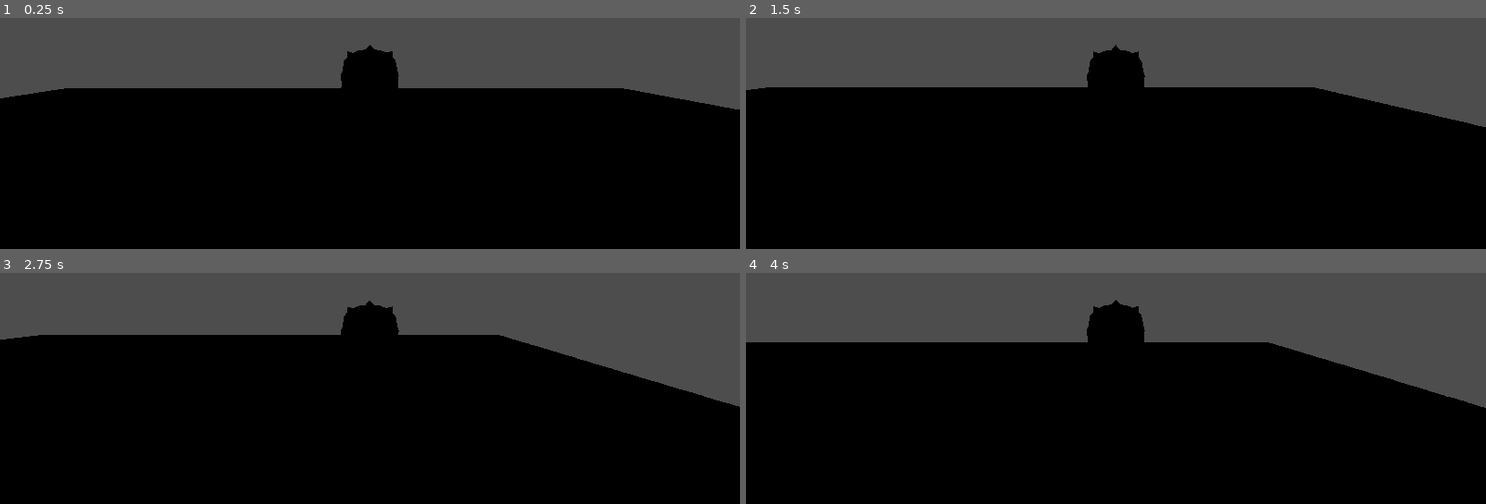
Above: before the commit, frames 1-4 (two rows, left to right).
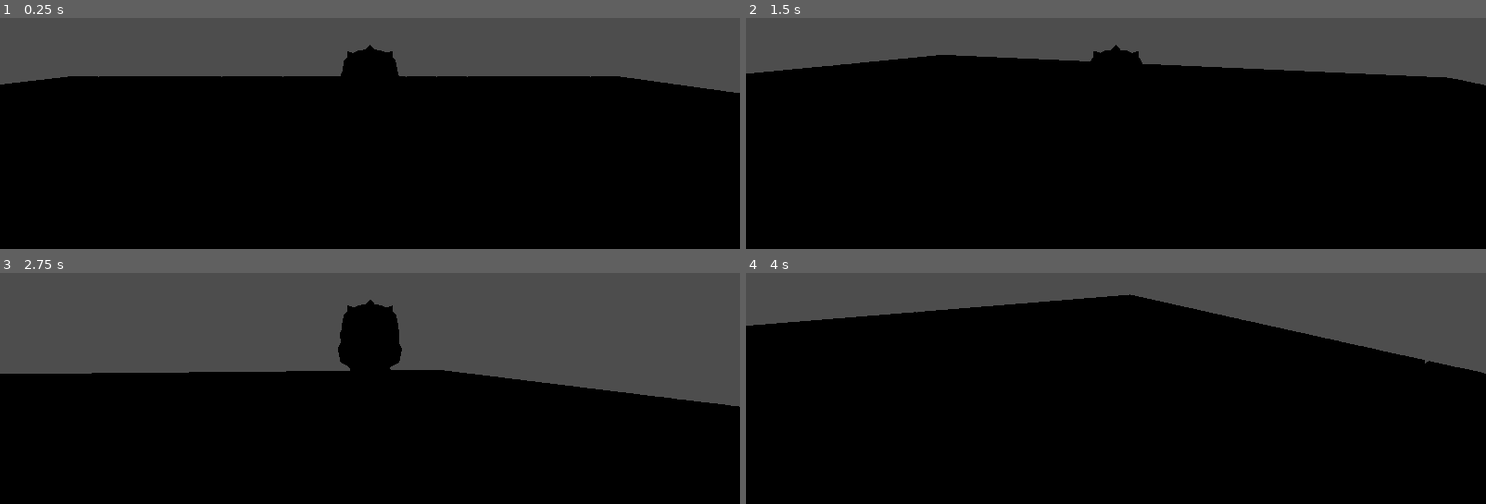
Above: after the commit, the same moments.

Repository: BozWorld/Learning_Animation
Game: Godot game, scene res://Scene/First_scene.tscn
Same seed, same stepped clock (60 frames per second), same inputs: the game is played once before the commit and once after it.
Inputs (mouse positions are in pixels of both pictures, inside the frame that each line leads up to):
- Up to frame 1 (0.25 s): no input
- Up to frame 2 (1.5 s): tap Enter at 0.5 s; move the mouse to (1278, 20) at 0.52 s; hold D (right) 0.53-1.28 s; move the mouse to (968, 61) at 1.27 s; hold S (back) from 1.28 s (still down)
- Up to frame 3 (2.75 s): move the mouse to (outside the picture) at 2.02 s; release S (back) at 2.03 s; hold D (right) from 2.03 s (still down)
- Up to frame 4 (4 s): move the mouse to (1079, 379) at 2.77 s; release D (right) at 2.78 s; hold W (forward) 2.78-3.53 s; move the mouse to (1338, 358) at 3.52 s; hold A (left) from 3.53 s (still down)

The runs differ from the first frame. In frame 1, 5.0% of the frame differs, in the area x 0-100%, y 25-40%; in frame 2, 10%; in frame 3, 13%, in the area x 0-100%, y 11-58%; in frame 4, 12%.

Commit message:
{adding movement}

Diff:
--- a/Player/player.tscn
+++ b/Player/player.tscn
@@ -4,8 +4,8 @@
 [ext_resource type="Script" path="res://Script/PlayerMovement.gd" id="2_y40r5"]
 
 [sub_resource type="CapsuleShape3D" id="CapsuleShape3D_v1axr"]
-radius = 0.929226
-height = 2.6529
+radius = 0.77411
+height = 1.54822
 
 [sub_resource type="AnimationNodeAnimation" id="AnimationNodeAnimation_xa1un"]
 animation = &"Idle"
@@ -81,95 +81,95 @@
 script = ExtResource("2_y40r5")
 
 [node name="CollisionShape3D" type="CollisionShape3D" parent="." index="0"]
-transform = Transform3D(1, 0, 0, 0, 1, 0, 0, 0, 1, 0, 1.26809, -0.059876)
+transform = Transform3D(1, 0, 0, 0, 1, 0, 0, 0, 1, 0, 1, 0)
 shape = SubResource("CapsuleShape3D_v1axr")
 
 [node name="Skeleton3D" parent="Rig" index="0"]
 transform = Transform3D(-1, 0, -8.74228e-08, 0, 1, 0, 8.74228e-08, 0, -1, 0, 0, 0)
-bones/0/position = Vector3(0, 0.000402356, 0)
+bones/0/position = Vector3(0, 0.000784268, 0)
 bones/0/rotation = Quaternion(-2.88301e-11, 0.000837893, 4.99352e-11, 1)
-bones/1/position = Vector3(-1.12523e-26, 0.370145, 4.71955e-20)
-bones/1/rotation = Quaternion(0.00328871, 0.041759, -0.000248932, 0.999122)
-bones/2/rotation = Quaternion(0.00368524, -0.00235587, 0.000247088, 0.99999)
-bones/3/rotation = Quaternion(0.00140191, -0.000282844, -5.69296e-05, 0.999999)
-bones/4/position = Vector3(0.211395, 0.133519, -0.0014134)
-bones/4/rotation = Quaternion(-0.56103, -0.0600427, -0.631619, 0.531694)
-bones/5/rotation = Quaternion(4.48858e-08, -3.24876e-08, -0.51159, 0.859229)
-bones/7/rotation = Quaternion(-0.310104, -0.343601, 0.135539, 0.876015)
-bones/8/rotation = Quaternion(-0.000587632, 0.00296797, -0.697815, 0.716272)
-bones/14/position = Vector3(-0.211795, 0.133719, -0.00152139)
-bones/14/rotation = Quaternion(-0.616243, 0.0825514, 0.611953, 0.488818)
-bones/15/rotation = Quaternion(5.60039e-08, 6.05996e-08, 0.533458, 0.845827)
-bones/17/rotation = Quaternion(-0.308012, 0.319296, -0.217019, 0.86953)
-bones/18/rotation = Quaternion(0.0017501, 0.00272968, 0.698171, 0.715924)
-bones/21/rotation = Quaternion(-0.0041871, -0.0275227, -0.000193242, 0.999612)
-bones/24/position = Vector3(0.170945, 0.113587, -0.00293621)
-bones/24/rotation = Quaternion(0.989687, 0.0809357, 0.0766217, 0.0899892)
-bones/25/rotation = Quaternion(0.4128, 5.722e-08, -2.8071e-07, 0.910822)
-bones/26/rotation = Quaternion(-0.617482, -0.194073, 0.0759028, 0.758479)
-bones/27/rotation = Quaternion(-2.83922e-08, 0.91799, -0.396603, 6.92143e-08)
-bones/28/position = Vector3(-0.170945, 0.113587, 0.00293624)
-bones/28/rotation = Quaternion(0.989098, -0.0329224, 0.0281819, 0.14074)
-bones/29/rotation = Quaternion(0.447974, -5.87871e-08, 3.1453e-07, 0.894046)
-bones/30/rotation = Quaternion(-0.646971, 0.108914, -0.0227765, 0.754353)
-bones/31/rotation = Quaternion(3.04667e-08, 0.920355, -0.391084, -6.94899e-08)
-bones/32/position = Vector3(0.170945, 0.294642, 0.578144)
+bones/1/position = Vector3(7.75471e-20, 0.375191, 2.84222e-18)
+bones/1/rotation = Quaternion(0.00308027, 0.0417597, -0.000240262, 0.999123)
+bones/2/rotation = Quaternion(0.00367088, 0.00271073, -0.000147883, 0.99999)
+bones/3/rotation = Quaternion(0.00137939, -0.000198719, 0.00037581, 0.999999)
+bones/4/position = Vector3(0.211882, 0.133763, -0.00154495)
+bones/4/rotation = Quaternion(-0.562142, -0.0619419, -0.632799, 0.52889)
+bones/5/rotation = Quaternion(2.00791e-08, -5.73023e-08, -0.516728, 0.856149)
+bones/7/rotation = Quaternion(-0.311408, -0.339253, 0.14182, 0.876253)
+bones/8/rotation = Quaternion(-0.00107786, 0.00242703, -0.699652, 0.714479)
+bones/14/position = Vector3(-0.211308, 0.133475, -0.00138985)
+bones/14/rotation = Quaternion(-0.619727, 0.0787661, 0.604409, 0.494393)
+bones/15/rotation = Quaternion(-1.22361e-09, 6.20337e-08, 0.536279, 0.844041)
+bones/17/rotation = Quaternion(-0.310867, 0.318665, -0.218129, 0.868466)
+bones/18/rotation = Quaternion(0.00025408, 0.000991999, 0.699724, 0.714413)
+bones/21/rotation = Quaternion(-0.00422218, -0.0326616, 0.000120591, 0.999458)
+bones/24/position = Vector3(0.170945, 0.113587, 0.00128097)
+bones/24/rotation = Quaternion(0.990462, 0.080183, 0.0762025, 0.0821549)
+bones/25/rotation = Quaternion(0.36007, 6.32228e-08, -2.5105e-07, 0.932925)
+bones/26/rotation = Quaternion(-0.603474, -0.196419, 0.0685757, 0.769764)
+bones/27/rotation = Quaternion(-3.04927e-08, 0.920355, -0.391084, 6.94849e-08)
+bones/28/position = Vector3(-0.170945, 0.113587, -0.00128094)
+bones/28/rotation = Quaternion(0.992761, -0.0316382, 0.0290368, 0.112168)
+bones/29/rotation = Quaternion(0.424751, -5.97855e-08, 2.95062e-07, 0.90531)
+bones/30/rotation = Quaternion(-0.623836, 0.10923, -0.0207212, 0.773607)
+bones/31/rotation = Quaternion(3.04679e-08, 0.920355, -0.391084, -6.94893e-08)
+bones/32/position = Vector3(0.170945, 0.293837, 0.577339)
 bones/32/rotation = Quaternion(0.707107, -2.29302e-07, -4.60552e-08, 0.707107)
-bones/33/position = Vector3(0.201177, 0.0280651, 0.187422)
-bones/33/rotation = Quaternion(-0.688158, -7.22484e-08, -6.87454e-08, 0.725561)
+bones/33/position = Vector3(0.201177, 0.0289487, 0.212076)
+bones/33/rotation = Quaternion(-0.710193, -7.013e-08, -7.09213e-08, 0.704007)
 bones/34/rotation = Quaternion(9.35008e-09, 1.72283e-09, 0.986621, -0.16303)
 bones/35/rotation = Quaternion(-1.04035e-07, 0.391084, 0.920355, -2.9526e-08)
 bones/37/rotation = Quaternion(1, -2.31997e-11, 1.94708e-07, 2.98028e-12)
-bones/39/position = Vector3(-0.170945, 0.294642, 0.578144)
+bones/39/position = Vector3(-0.170945, 0.293837, 0.577339)
 bones/39/rotation = Quaternion(0.707107, -3.82385e-08, 1.45009e-07, 0.707107)
-bones/40/position = Vector3(-0.170945, 0.0318626, 0.256213)
-bones/40/rotation = Quaternion(-0.709671, -7.05578e-08, -7.0598e-08, 0.704533)
+bones/40/position = Vector3(-0.170945, 0.0286519, 0.226606)
+bones/40/rotation = Quaternion(-0.685866, -7.27917e-08, -6.81986e-08, 0.727728)
 bones/41/rotation = Quaternion(-5.63724e-09, 6.22051e-10, 0.995138, 0.0984937)
 bones/42/rotation = Quaternion(-1.04035e-07, 0.391084, 0.920355, -2.95261e-08)
 bones/44/rotation = Quaternion(1, 4.44086e-16, 1.94707e-07, 6.70594e-22)
 bones/46/position = Vector3(0.454523, 1.10001, -0.590921)
 bones/46/rotation = Quaternion(-0.707107, -0.000197538, -0.000197538, 0.707107)
-bones/47/position = Vector3(0.520391, 0.772446, -0.0500615)
-bones/47/rotation = Quaternion(0.801675, 0.0165172, 0.597524, 0.00325841)
+bones/47/position = Vector3(0.520391, 0.779465, -0.0504908)
+bones/47/rotation = Quaternion(0.801321, 0.0160573, 0.598011, 0.00312576)
 bones/48/position = Vector3(-0.453115, 1.10033, -0.592243)
 bones/48/rotation = Quaternion(-0.707107, -0.000197538, -0.000197538, 0.707107)
-bones/49/position = Vector3(-0.510924, 0.772446, 0.0626401)
-bones/49/rotation = Quaternion(-0.767049, 0.0150939, 0.641406, -0.00255198)
+bones/49/position = Vector3(-0.510924, 0.779464, 0.0622108)
+bones/49/rotation = Quaternion(-0.766668, 0.0146419, 0.641872, -0.00239396)
 
 [node name="1H_Sword_Offhand" parent="Rig/Skeleton3D" index="0"]
-transform = Transform3D(-0.0267721, 0.272387, 0.961814, 0.99964, 0.00815045, 0.0255169, -0.000888545, 0.962153, -0.272508, 0.518913, 0.624658, 0.00568442)
+transform = Transform3D(-0.0202558, 0.26876, 0.962993, 0.999772, 0.0118641, 0.0177185, -0.00666273, 0.963133, -0.26894, 0.515916, 0.630223, 0.00603912)
 bone_idx = 9
 
 [node name="Badge_Shield" parent="Rig/Skeleton3D" index="1"]
-transform = Transform3D(-0.026772, 0.272387, 0.961815, 0.99964, 0.00814791, 0.0255176, -0.000885924, 0.962153, -0.272508, 0.668846, 0.628636, -0.0367956)
+transform = Transform3D(-0.0202557, 0.26876, 0.962993, 0.999772, 0.0118616, 0.0177191, -0.00666011, 0.963133, -0.26894, 0.666033, 0.632986, -0.0358847)
 bone_idx = 10
 
 [node name="Rectangle_Shield" parent="Rig/Skeleton3D" index="2"]
-transform = Transform3D(-0.026772, 0.272387, 0.961815, 0.99964, 0.00814791, 0.0255176, -0.000885924, 0.962153, -0.272508, 0.668846, 0.628636, -0.0367956)
+transform = Transform3D(-0.0202557, 0.26876, 0.962993, 0.999772, 0.0118616, 0.0177191, -0.00666011, 0.963133, -0.26894, 0.666033, 0.632986, -0.0358847)
 bone_idx = 11
 
 [node name="Round_Shield" parent="Rig/Skeleton3D" index="3"]
-transform = Transform3D(-0.026772, 0.272387, 0.961815, 0.99964, 0.00814791, 0.0255176, -0.000885924, 0.962153, -0.272508, 0.668846, 0.628636, -0.0367956)
+transform = Transform3D(-0.0202557, 0.26876, 0.962993, 0.999772, 0.0118616, 0.0177191, -0.00666011, 0.963133, -0.26894, 0.666033, 0.632986, -0.0358847)
 bone_idx = 12
 
 [node name="Spike_Shield" parent="Rig/Skeleton3D" index="4"]
-transform = Transform3D(-0.026772, 0.272387, 0.961815, 0.99964, 0.00814791, 0.0255176, -0.000885924, 0.962153, -0.272508, 0.668846, 0.628636, -0.0367956)
+transform = Transform3D(-0.0202557, 0.26876, 0.962993, 0.999772, 0.0118616, 0.0177191, -0.00666011, 0.963133, -0.26894, 0.666033, 0.632986, -0.0358847)
 bone_idx = 13
 
 [node name="1H_Sword" parent="Rig/Skeleton3D" index="5"]
-transform = Transform3D(0.0171678, -0.172667, 0.98483, 0.999809, 0.012084, -0.0153107, -0.00925671, 0.984905, 0.172842, -0.500369, 0.627021, 0.146089)
+transform = Transform3D(0.0206363, -0.170025, 0.985223, 0.999751, 0.011792, -0.0189058, -0.00840304, 0.985369, 0.170226, -0.502172, 0.635301, 0.144826)
 bone_idx = 19
 
 [node name="2H_Sword" parent="Rig/Skeleton3D" index="6"]
-transform = Transform3D(0.0171678, -0.172667, 0.98483, 0.999809, 0.012084, -0.0153106, -0.00925669, 0.984905, 0.172842, -0.500369, 0.627021, 0.146089)
+transform = Transform3D(0.0206362, -0.170025, 0.985223, 0.999751, 0.011792, -0.0189058, -0.00840303, 0.985369, 0.170226, -0.502172, 0.635301, 0.144826)
 bone_idx = 20
 
 [node name="Knight_Helmet" parent="Rig/Skeleton3D" index="7"]
-transform = Transform3D(0.99969, 0.00118602, 0.0248839, -0.000978124, 0.999964, -0.00836523, -0.024893, 0.0083383, 0.999655, 0.0007912, 1.1807, 0.0107643)
+transform = Transform3D(0.99969, 0.000460929, 0.0248976, -0.00026607, 0.999969, -0.00782916, -0.0249005, 0.0078201, 0.999659, 0.00108403, 1.18613, 0.0103746)
 bone_idx = 22
 
 [node name="Knight_Cape" parent="Rig/Skeleton3D" index="8"]
-transform = Transform3D(0.996807, 0.00123874, 0.0798441, 0.000100428, 0.999859, -0.0167661, -0.0798537, 0.0167206, 0.996666, 0.000789369, 1.1807, 0.0105503)
+transform = Transform3D(0.995931, 0.00118754, 0.0901063, 0.000280409, 0.999867, -0.0162769, -0.0901137, 0.016236, 0.995799, 0.00106499, 1.18613, 0.0101597)
 bone_idx = 23
 
 [node name="AnimationTree" type="AnimationTree" parent="." index="3"]
--- a/Scene/First_scene.tscn
+++ b/Scene/First_scene.tscn
@@ -4,7 +4,7 @@
 [ext_resource type="PackedScene" uid="uid://dh8e2a7kycwt8" path="res://Player/player.tscn" id="2_fpp8t"]
 
 [sub_resource type="BoxShape3D" id="BoxShape3D_youat"]
-size = Vector3(32.2638, 1, 31.7221)
+size = Vector3(133.387, 0.254916, 31.7221)
 
 [node name="StaticBody3D" type="StaticBody3D"]
 
@@ -227,8 +227,8 @@
 transform = Transform3D(1, 0, 0, 0, 1, 0, 0, 0, 1, -7.94602, 0, -0.00271797)
 
 [node name="CollisionShape3D" type="CollisionShape3D" parent="."]
-visible = false
+transform = Transform3D(0.333535, 0, 0, 0, 0.333535, 0, 0, 0, 1.47458, 0, 0, 0)
 shape = SubResource("BoxShape3D_youat")
 
 [node name="Player" parent="." instance=ExtResource("2_fpp8t")]
-transform = Transform3D(1, 0, 0, 0, 1, 0, 0, 0, 1, 3.60044, 0.0888941, -3.45057)
+transform = Transform3D(1, 0, 0, 0, 1, 0, 0, 0, 1, 3.60044, -0.0377953, -3.45057)
--- a/Script/PlayerMovement.gd
+++ b/Script/PlayerMovement.gd
@@ -4,6 +4,8 @@
 @export var speed = 5.0
 @export var acceleration = 4.0
 @export var jump_speed = 8.0
+@export var mouse_sensitivity= 0.0015
+@export var rotation_speed = 12.0
 
 var gravity = ProjectSettings.get_setting("physics/3d/default_gravity")
 var jumping = false
@@ -17,6 +19,8 @@
 	velocity.y += -gravity * delta
 	get_move_input(delta)
 	move_and_slide()
+	if velocity.length() > 1.0:
+		model.rotation.y = lerp_angle(model.rotation.y, spring_arm.rotation.y, rotation_speed * delta)
 
 func get_move_input(delta):
 	var vy = velocity.y
@@ -25,3 +29,9 @@
 	var dir = Vector3(input.x, 0, input.y).rotated(Vector3.UP, spring_arm.rotation.y)
 	velocity = lerp(velocity, dir * speed, acceleration * delta)
 	velocity.y = vy
+
+func _unhandled_input(event):
+	if event is InputEventMouseMotion:
+		spring_arm.rotation.x -= event.relative.y * mouse_sensitivity
+		spring_arm.rotation_degrees.x = clamp(spring_arm.rotation_degrees.x, -90.0, 30.0)
+		spring_arm.rotation.y -= event.relative.x * mouse_sensitivity
